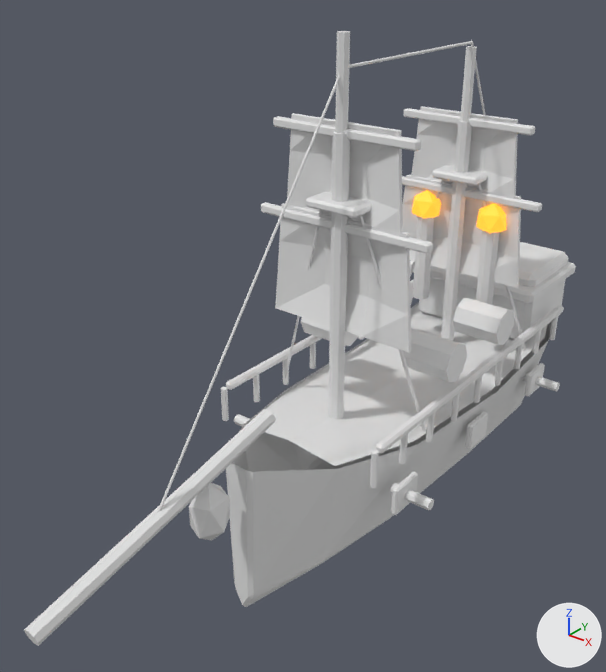
The Blender file ArtSource/Models/Blender/EnemyShipsV04/enemy_plague_raider_v04.blend: old version first, new version second.
Before and after are seen from a 50 mm camera at (2.29, -3.79, 2.79) aimed at (-0.14, -0.75, 0.9). The lights are fixed; the arrows at lower right show +X, +Y and +Z. The older version comes first.

Names of what the first picture shows: 'Bowsprit_Main', 'Enemy_Corsair_Deck', 'Enemy_Corsair_Hull', 'Mast_1_Lower', 'Mast_2_Lower', 'PlagueRaider_Glow_-1', 'PlagueRaider_Glow_1', 'PlagueRaider_Toxic_Cask_-1_2', 'Sail_1_1', 'Sail_1_2', 'Sail_2_1', 'Sail_2_2', 'Stern_GreatCabin', 'Tier_2_Port_TopRail' and 42 more.
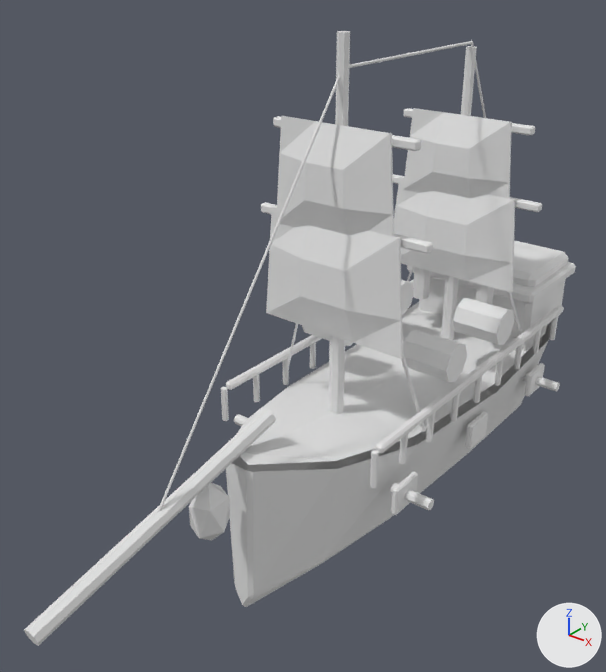
Pixel boxes (x1, y1, x2, y2) of what changed, in the pictures (606 x 672 px):
'Enemy_Corsair_Deck', reshaped: before (245, 305, 547, 466); after (238, 302, 547, 465)
'Sail_1_1', reshaped: before (275, 203, 411, 353); after (266, 207, 403, 359)
'Sail_1_2', reshaped: before (287, 113, 403, 248); after (276, 116, 394, 236)
'Sail_2_1', reshaped: before (402, 175, 521, 288); after (394, 177, 515, 293)
'Sail_2_2', reshaped: before (411, 106, 518, 199); after (403, 108, 512, 199)
'PlagueRaider_Glow_-1', recoloured: (476, 203, 506, 233) in both
'PlagueRaider_Glow_1', recoloured: (412, 190, 441, 219) in both
'Mast_1_Lower', unchanged, covered by the edit: before (328, 132, 350, 419); after (328, 335, 345, 414)
'Mast_2_Lower', unchanged, covered by the edit: before (441, 120, 472, 341); after (441, 275, 459, 340)

What the commit changed:
In material 'GlassGlow_v03' (mat_glassglow_v03), emission_color is no longer (1.0, 0.35, 0.025), orange #ffa02c.
In material 'GlassGlow_v03' (mat_glassglow_v03), emission_strength is no longer 1.4.
Material 'GlassGlow_v03' (mat_glassglow_v03) changes colour from orange #ffa02c to white #e7e7e7; in linear values from (1.0, 0.35, 0.025) to (0.8, 0.8, 0.8).
me_enemy_corsair_hull_deckmesh is used by ob_enemy_corsair_deck; location (0.0, 0.0, 0.0); rotation (0.0, 0.0, 3.142), in degrees (0, 0, 180); scale (1.0, 1.0, 1.02).
me_enemy_corsair_hull_deckmesh had 15 vertices, 8 faces and spanned x -0.47..0.47, y -1.35..1.05, z 0.35..0.51.
me_enemy_corsair_hull_deckmesh now has 18 vertices, 10 faces and spans x -0.47..0.47, y -1.35..1.43, z 0.38..0.59.
me_enemy_corsair_hull_deckmesh part 1: the whole mesh is rebuilt.
me_sail_1_1_mesh is used by ob_sail_1_1; location (0.0, 0.0, 0.0); rotation (0.0, 0.0, 3.142), in degrees (0, 0, 180); scale (1.0, 1.0, 1.02).
me_sail_1_1_mesh had 32 vertices, 30 faces and spanned x -0.426..0.426, y 0.564..0.638, z 0.921..1.502.
me_sail_1_1_mesh now has 32 vertices, 30 faces and spans x -0.427..0.427, y 0.692..0.777, z 0.918..1.504.
me_sail_1_1_mesh part 2: 32 of 32 vertices moved; they spanned x -0.426..0.426, y 0.564..0.638, z 0.921..1.502 and now span x -0.427..0.427, y 0.692..0.777, z 0.918..1.504; mean shift (0.0, 0.102, 0.0).
me_sail_1_2_mesh is used by ob_sail_1_2; location (0.0, 0.0, 0.0); rotation (0.0, 0.0, 3.142), in degrees (0, 0, 180); scale (1.0, 1.0, 1.02).
me_sail_1_2_mesh had 32 vertices, 30 faces and spanned x -0.347..0.347, y 0.564..0.638, z 1.429..1.951.
me_sail_1_2_mesh now has 32 vertices, 30 faces and spans x -0.348..0.348, y 0.692..0.777, z 1.427..1.953.
me_sail_1_2_mesh part 3: 32 of 32 vertices moved; they spanned x -0.347..0.347, y 0.564..0.638, z 1.429..1.951 and now span x -0.348..0.348, y 0.692..0.777, z 1.427..1.953; mean shift (0.0, 0.102, 0.0).
me_sail_2_1_mesh is used by ob_sail_2_1; location (0.0, 0.0, 0.0); rotation (0.0, 0.0, 3.142), in degrees (0, 0, 180); scale (1.0, 1.0, 1.02).
me_sail_2_1_mesh had 32 vertices, 30 faces and spanned x -0.426..0.426, y -0.619..-0.545, z 0.874..1.405.
me_sail_2_1_mesh now has 32 vertices, 30 faces and spans x -0.427..0.427, y -0.492..-0.407, z 0.872..1.407.
me_sail_2_1_mesh part 4: 32 of 32 vertices moved; they spanned x -0.426..0.426, y -0.619..-0.545, z 0.874..1.405 and now span x -0.427..0.427, y -0.492..-0.407, z 0.872..1.407; mean shift (0.0, 0.102, 0.0).
me_sail_2_2_mesh is used by ob_sail_2_2; location (0.0, 0.0, 0.0); rotation (0.0, 0.0, 3.142), in degrees (0, 0, 180); scale (1.0, 1.0, 1.02).
me_sail_2_2_mesh had 32 vertices, 30 faces and spanned x -0.347..0.347, y -0.619..-0.545, z 1.338..1.814.
me_sail_2_2_mesh now has 32 vertices, 30 faces and spans x -0.348..0.348, y -0.492..-0.407, z 1.336..1.817.
me_sail_2_2_mesh part 5: 32 of 32 vertices moved; they spanned x -0.347..0.347, y -0.619..-0.545, z 1.338..1.814 and now span x -0.348..0.348, y -0.492..-0.407, z 1.336..1.817; mean shift (0.0, 0.102, 0.0).
